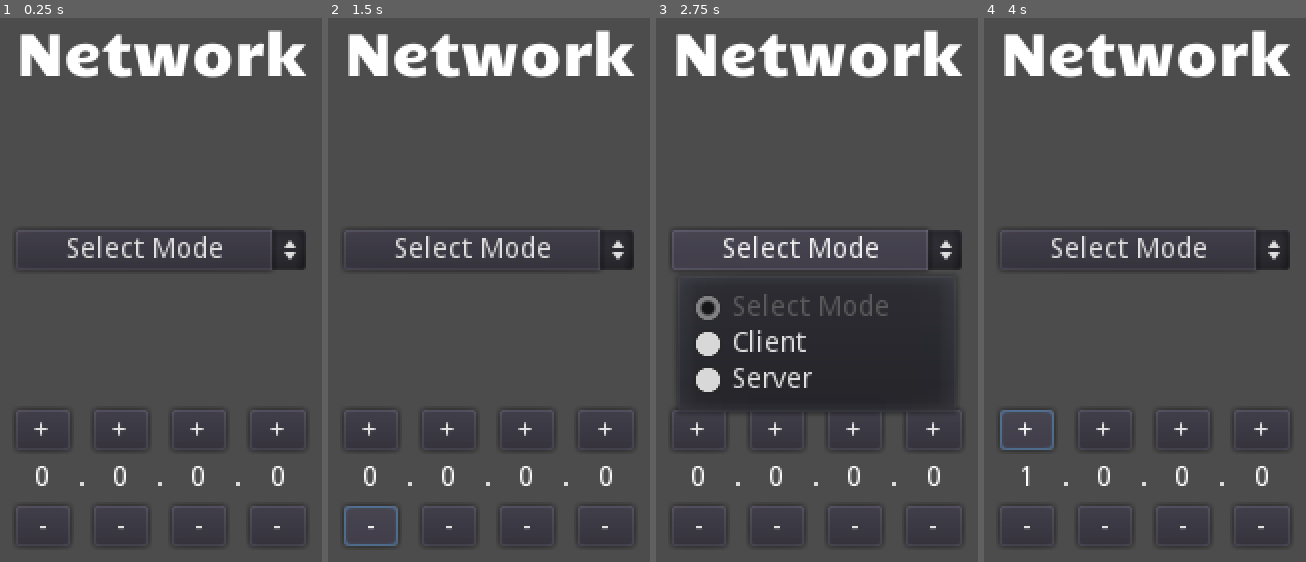
Above: before the commit, frames 1-4 (left to right).
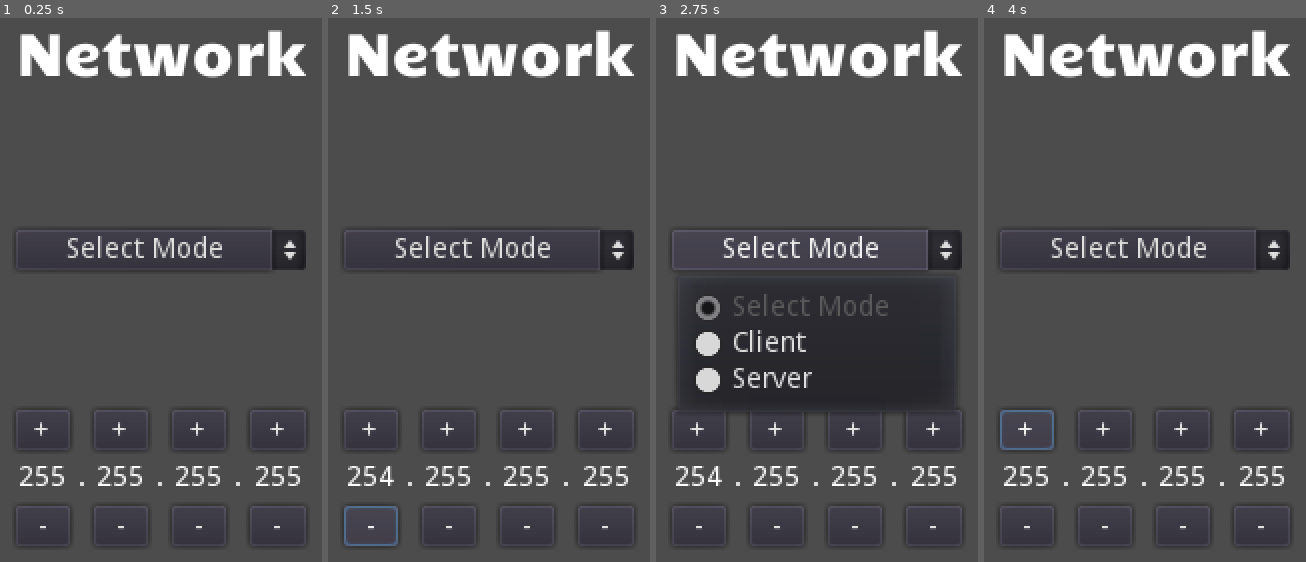
Above: after the commit, the same moments.

Repository: edd34/TicTacToe_Godot
Game: Godot game, scene res://Scenes/Netowrk_Settings.tscn
The game is run twice, just before and just after one commit, with the same random seed, the same clock (stepped at 60 frames per second) and the same inputs. This scene is started directly instead of the project's main scene.
Inputs:
- Up to frame 1 (0.25 s): no input
- Up to frame 2 (1.5 s): click "+" at 0.5 s; click "-" at 1.25 s
- Up to frame 3 (2.75 s): click "Select Mode" at 2 s
- Up to frame 4 (4 s): click "Select Mode" at 2.75 s; click "+" at 3.5 s

The runs differ from the first frame. In frame 1, 1.0% of the frame differs, in the area x 6-94%, y 82-87%; in frame 2, 1.0%; in frame 3, 1.0%; in frame 4, 1.0%.

Commit message:
clamp value between 0 and 255

Diff:
--- a/Scripts/Network/digit_selector.gd
+++ b/Scripts/Network/digit_selector.gd
@@ -6,15 +6,17 @@
 
 func _ready():
 	print(myDigit.name)
-	myDigit.text = str(0)
+	myDigit.text = str(255)
 	plus.connect("pressed",self,"_on_Plus_pressed")
 	minus.connect("pressed",self,"_on_Minus_pressed")
 	pass
 
 func _on_Plus_pressed():
-	myDigit.text = str(int(myDigit.text)+1)
+	if int(myDigit.text) < 255:
+		myDigit.text = str(int(myDigit.text)+1)
 	pass
 
 func _on_Minus_pressed():
-	myDigit.text = str(int(myDigit.text)-1)
+	if int(myDigit.text) > 0:
+		myDigit.text = str(int(myDigit.text)-1)
 	pass
